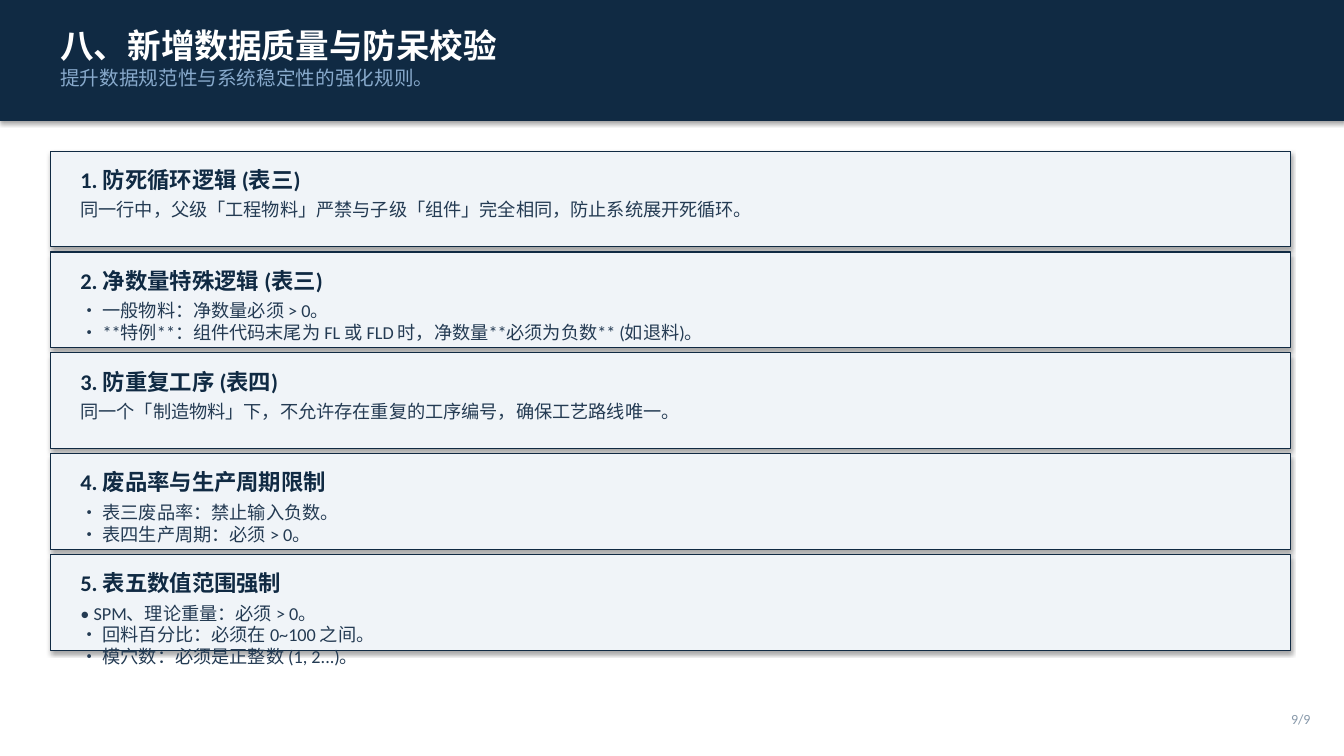
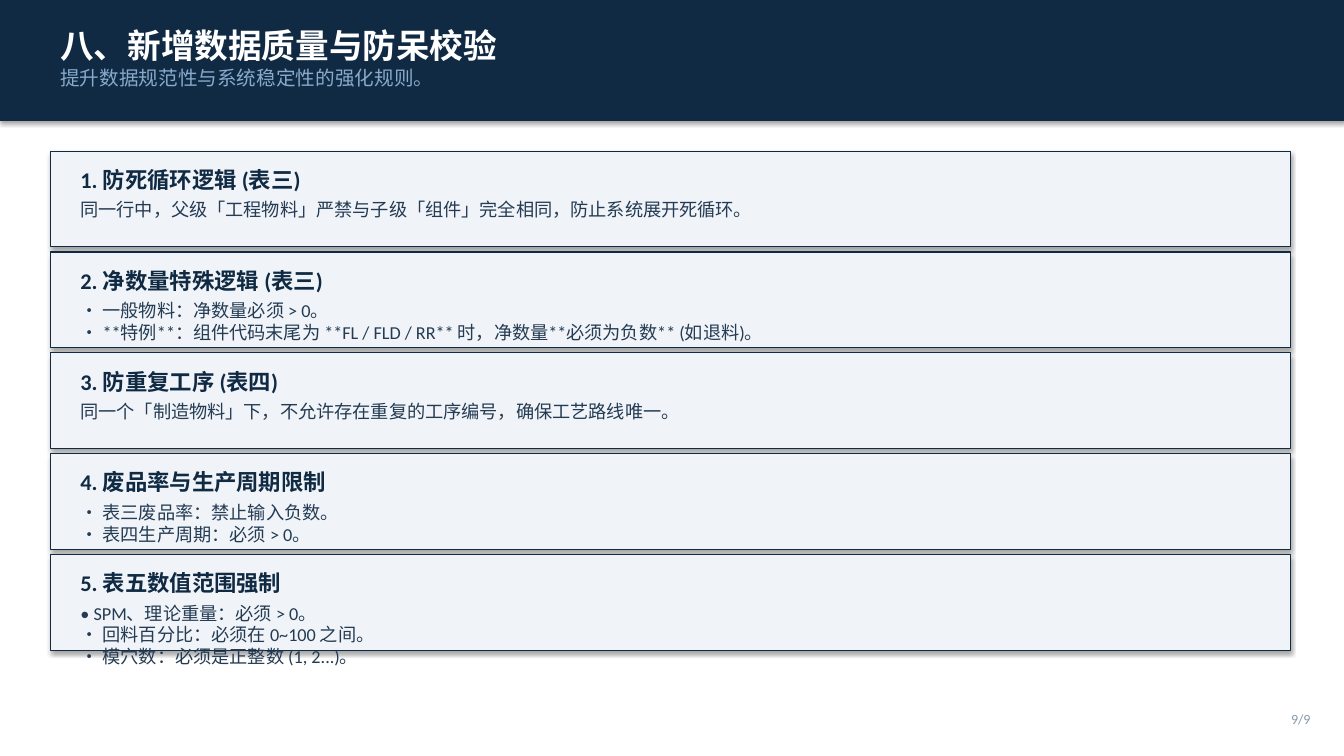
Before and after one commit to 18267313713-source/bom-check-tool, a slide deck: slide 9 of BOM_校验规则详情汇总.pptx. Drawn at 1344x756 pixels with LibreOffice and Linux fonts; fonts in the diff are those of the drawing. Boxes give left, top, right and bottom in pixels: in the first picture for what was removed or moved away, otherwise in the second. Text is boxed around its words. In the diff, an @@ line names an element or a change of style, - is before the commit and + after.

```diff
--- a/BOM_校验规则详情汇总.pptx
+++ b/BOM_校验规则详情汇总.pptx
@@ text at box(103, 301, 763, 341): text changed @@
-• 一般物料：净数量必须 > 0。
-• **特例**：组件代码末尾为 FL 或 FLD 时，净数量**必须为负数** (如退料)。
+• 一般物料：净数量必须 > 0。
+• **特例**：组件代码末尾为 **FL / FLD / RR** 时，净数量**必须为负数** (如退料)。
```
Also in this commit, not shown: 2 other files.
